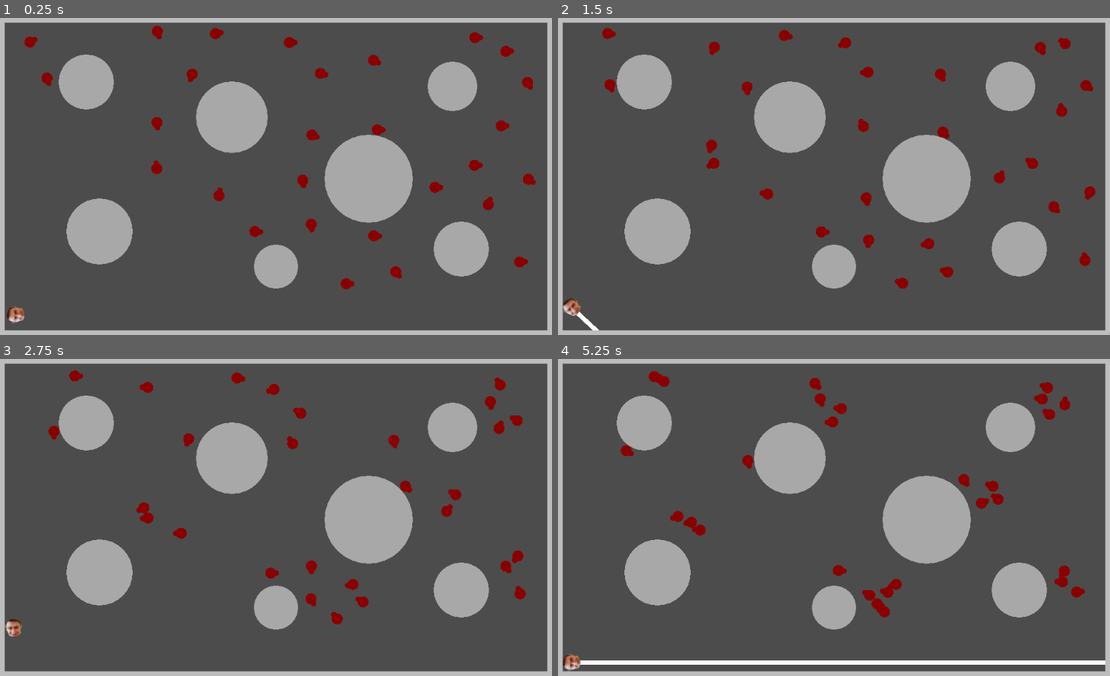
Above: before the commit, frames 1-4 (two rows, left to right).
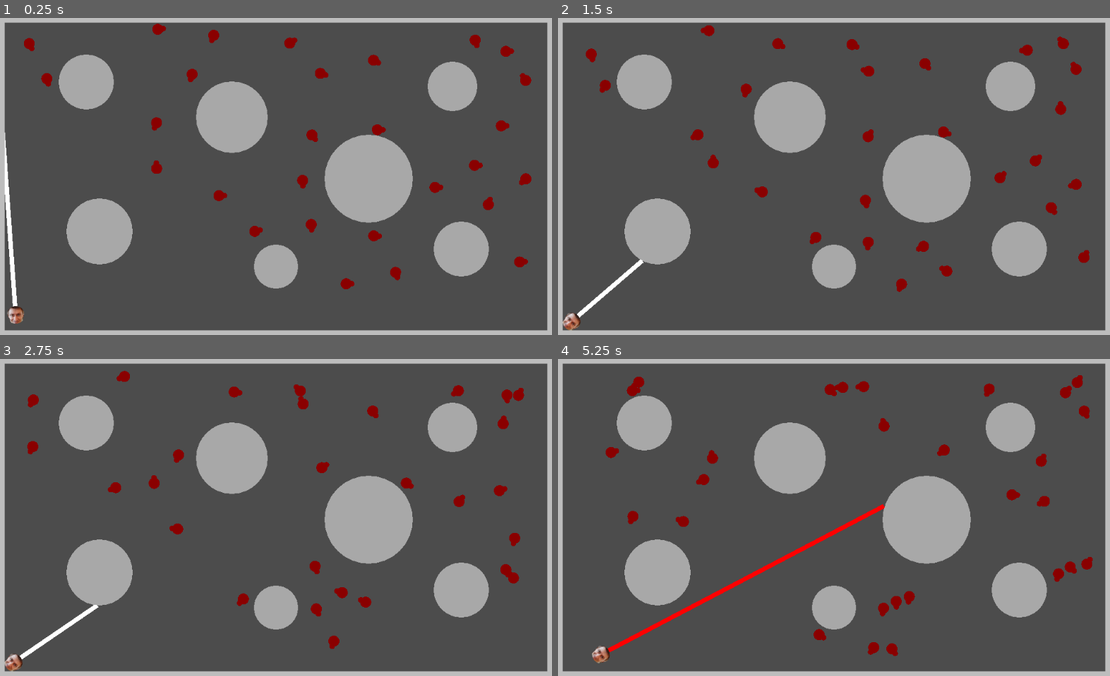
Above: after the commit, the same moments.

Repository: Nabiz/ZombieGameAI
Game: Godot game, scene res://Main.tscn
Same seed, same stepped clock (60 frames per second), same inputs: the game is played once before the commit and once after it.
Inputs (mouse positions are in pixels of both pictures, inside the frame that each line leads up to):
- Up to frame 1 (0.25 s): no input
- Up to frame 2 (1.5 s): move the mouse to (960, 160) at 0.52 s; hold Right (ui_right) 0.53-1.28 s; click (960, 160) at 0.6 s; tap Space (ui_select) at 0.77, 0.8, 1.07, 1.35 s; move the mouse to (723, 192) at 1.27 s; hold Down (ui_down) from 1.28 s (still down)
- Up to frame 3 (2.75 s): tap Space (ui_select) at 1.52, 1.82, 2.3 s; click (165, 533) at 1.55 s; move the mouse to (331, 444) at 2.02 s; release Down (ui_down) at 2.03 s; hold Right (ui_right) from 2.03 s (still down); click (331, 444) at 2.1 s
- Up to frame 4 (5.25 s): move the mouse to (806, 584) at 2.77 s; release Right (ui_right) at 2.78 s; hold Up (ui_up) 2.78-3.53 s; click (806, 584) at 2.85 s; tap Space (ui_select) at 3.02, 3.32, 3.6, 3.77, 4.07, 4.52, 4.82 s; move the mouse to (1005, 568) at 3.52 s; hold Left (ui_left) 3.53-5.03 s; move the mouse to (662, 466) at 4.27 s; click (662, 466) at 4.35 s; move the mouse to (861, 517) at 5.02 s; hold Down (ui_down) from 5.03 s (still down); click (861, 517) at 5.1 s

The runs differ from the first frame. In frame 1, 1.0% of the frame differs, in the area x 0-98%, y 1-97%; in frame 2, 2.6%; in frame 3, 3.7%; in frame 4, 5.7%, in the area x 0-100%, y 3-99%.

Commit message:
mouse attack

Diff:
--- a/ZombieGame/Main.tscn
+++ b/ZombieGame/Main.tscn
@@ -36,30 +36,22 @@
 position = Vector2( 832, 136 )
 radius = 45
 
-[node name="WallN" type="Node2D" parent="." groups=[
-"Wall",
-]]
+[node name="WallN" type="Node2D" parent="." groups=["Wall"]]
 script = ExtResource( 3 )
 size = Vector2( 1024, 20 )
 normal = Vector2( 0, 1 )
 
-[node name="WallS" type="Node2D" parent="." groups=[
-"Wall",
-]]
+[node name="WallS" type="Node2D" parent="." groups=["Wall"]]
 position = Vector2( 0, 580 )
 script = ExtResource( 3 )
 size = Vector2( 1024, 20 )
 normal = Vector2( 0, -1 )
 
-[node name="WallW" type="Node2D" parent="." groups=[
-"Wall",
-]]
+[node name="WallW" type="Node2D" parent="." groups=["Wall"]]
 script = ExtResource( 3 )
 size = Vector2( 20, 600 )
 
-[node name="WallE" type="Node2D" parent="." groups=[
-"Wall",
-]]
+[node name="WallE" type="Node2D" parent="." groups=["Wall"]]
 position = Vector2( 1004, 0 )
 script = ExtResource( 3 )
 size = Vector2( 20, 600 )
--- a/ZombieGame/Player.gd
+++ b/ZombieGame/Player.gd
@@ -9,26 +9,28 @@
 
 var laser
 var is_laser = false
+var can_laser = true
 
 func _ready():
 	Utils.player = self
-	is_laser = false
 	laser = $ColorRect
-	laser.visible = is_laser
 
 func _physics_process(delta):
+	set_laser_size()
 	if is_laser:
-		set_laser_size()
 		process_laser_attack()
+	if Input.is_action_just_pressed("ui_attack") and can_laser:
+		laser.color = Color.red
+		can_laser = false
+		is_laser = true
+		$LaserGhost.start(0.25)
+		$Timer.start(2)
 
-	if Input.is_action_just_pressed("ui_select"):
-		is_laser = !is_laser
-		laser.visible = is_laser
-
-	if Input.is_action_pressed("ui_right"):
-		rotation += delta * angle_speed
-	elif Input.is_action_pressed("ui_left"):
-		rotation -= delta * angle_speed
+#	if Input.is_action_pressed("ui_right"):
+#		rotation += delta * angle_speed
+#	elif Input.is_action_pressed("ui_left"):
+#		rotation -= delta * angle_speed
+	rotation = (get_viewport().get_mouse_position()-position).angle()
 
 	if Input.is_action_pressed("ui_up"):
 		velocity = Vector2.RIGHT.rotated(rotation) * speed
@@ -68,6 +70,7 @@
 		var radius_squared = zombie.radius * zombie.radius
 		var player_to_obstacle_length_squared = player_to_obstacle.length_squared()
 
+		#var a = player_to_obstacle.dot(heading)
 		var a = player_to_obstacle.dot(heading)
 		var b_sq = player_to_obstacle_length_squared - a*a
 		if radius_squared - b_sq < 0:
@@ -81,3 +84,12 @@
 			Utils.main.container_of_entities.erase(zombie)
 			Utils.main.movable_entities.erase(zombie)
 			zombie.queue_free()
+
+
+func _on_Timer_timeout():
+	can_laser = true
+
+
+func _on_LaserGhost_timeout():
+	laser.color = Color.white
+	is_laser = false
--- a/ZombieGame/Player.tscn
+++ b/ZombieGame/Player.tscn
@@ -12,11 +12,15 @@
 margin_right = 1200.0
 margin_bottom = 4.0
 rect_pivot_offset = Vector2( 0, 4 )
-__meta__ = {
-"_edit_use_anchors_": false
-}
 
 [node name="Sprite" type="Sprite" parent="."]
-rotation = -1.5708
+rotation = 1.5708
 scale = Vector2( 0.5, 0.5 )
 texture = ExtResource( 1 )
+
+[node name="Timer" type="Timer" parent="."]
+
+[node name="LaserGhost" type="Timer" parent="."]
+
+[connection signal="timeout" from="Timer" to="." method="_on_Timer_timeout"]
+[connection signal="timeout" from="LaserGhost" to="." method="_on_LaserGhost_timeout"]
--- a/ZombieGame/SteeringBehaviors.gd
+++ b/ZombieGame/SteeringBehaviors.gd
@@ -36,7 +36,7 @@
 			return Vector2.ZERO
 
 func calculate_wander():
-	return wander() + cohesion() + separation() + aligment() + wall_avoidance(Utils.walls) + obstacle_avoidance(Utils.obstacles)
+	return wander() + cohesion() + separation() + aligment() + wall_avoidance(Utils.walls) + 2*obstacle_avoidance(Utils.obstacles)
 
 func calculate_pursuit():
 	return pursuit(Utils.player) + wall_avoidance(Utils.walls) + separation() + obstacle_avoidance(Utils.obstacles)
@@ -138,7 +138,7 @@
 #WALL AVOIDANCE
 var feelers = []
 func create_feelers():
-	var feeler_lenght = 20
+	var feeler_lenght = 40
 	feelers = []
 	feelers.append((feeler_lenght*Vector2.RIGHT).rotated(zombie.rotation) + zombie.position)
 	feelers.append((feeler_lenght*Vector2.UP).rotated(zombie.rotation) + zombie.position)
--- a/ZombieGame/project.godot
+++ b/ZombieGame/project.godot
@@ -38,6 +38,14 @@
 
 window/size/resizable=false
 
+[input]
+
+ui_attack={
+"deadzone": 0.5,
+"events": [ Object(InputEventMouseButton,"resource_local_to_scene":false,"resource_name":"","device":0,"alt":false,"shift":false,"control":false,"meta":false,"command":false,"button_mask":0,"position":Vector2( 0, 0 ),"global_position":Vector2( 0, 0 ),"factor":1.0,"button_index":1,"pressed":false,"doubleclick":false,"script":null)
+ ]
+}
+
 [physics]
 
 common/enable_pause_aware_picking=true
